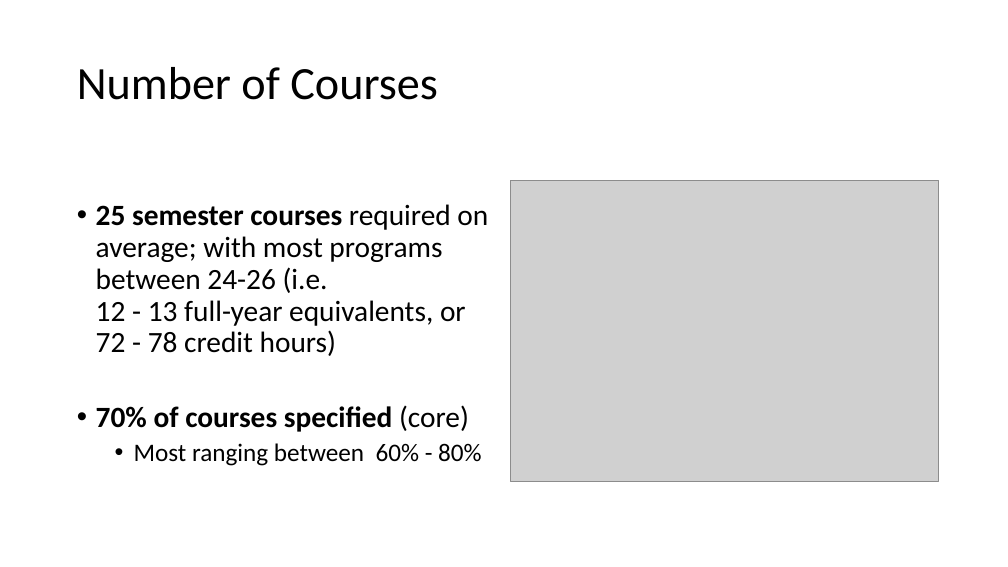
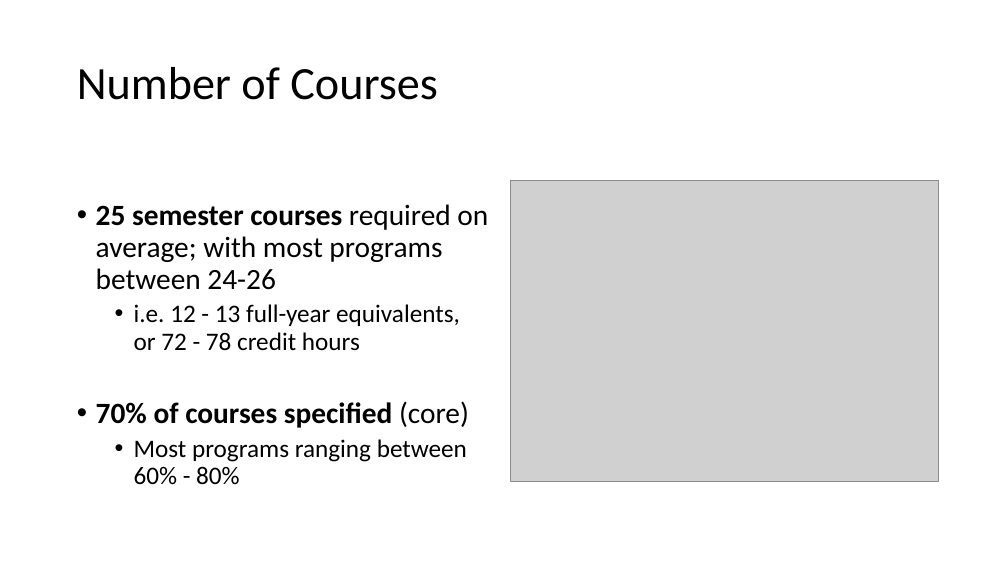
Before and after one commit to damouras/SoSC, a slide deck: slide 9 of Status fo Statistics Curricula.pptx. Drawn at 1008x567 pixels with LibreOffice and Linux fonts; fonts in the diff are those of the drawing; grey boxes stand for pictures. Boxes give left, top, right and bottom in pixels: in the first picture for what was removed or moved away, otherwise in the second. Text is boxed around its words. In the diff, an @@ line names an element or a change of style, - is before the commit and + after.

```diff
--- a/Status fo Statistics Curricula.pptx
+++ b/Status fo Statistics Curricula.pptx
@@ text at [96, 204, 488, 351]: text changed @@
-• 25 semester courses required on average; with most programs between 24-26 (i.e. 12 - 13 full-year equivalents, or 72 - 78 credit hours)
+• 25 semester courses required on average; with most programs between 24-26
+  • i.e. 12 - 13 full-year equivalents, or 72 - 78 credit hours
@@ text at [134, 439, 467, 485]: text changed @@
-  • Most ranging between 60% - 80%
+  • Most programs ranging between 60% - 80%
```
Also in this commit, not shown: 8 other slides changed, 4 other files.
